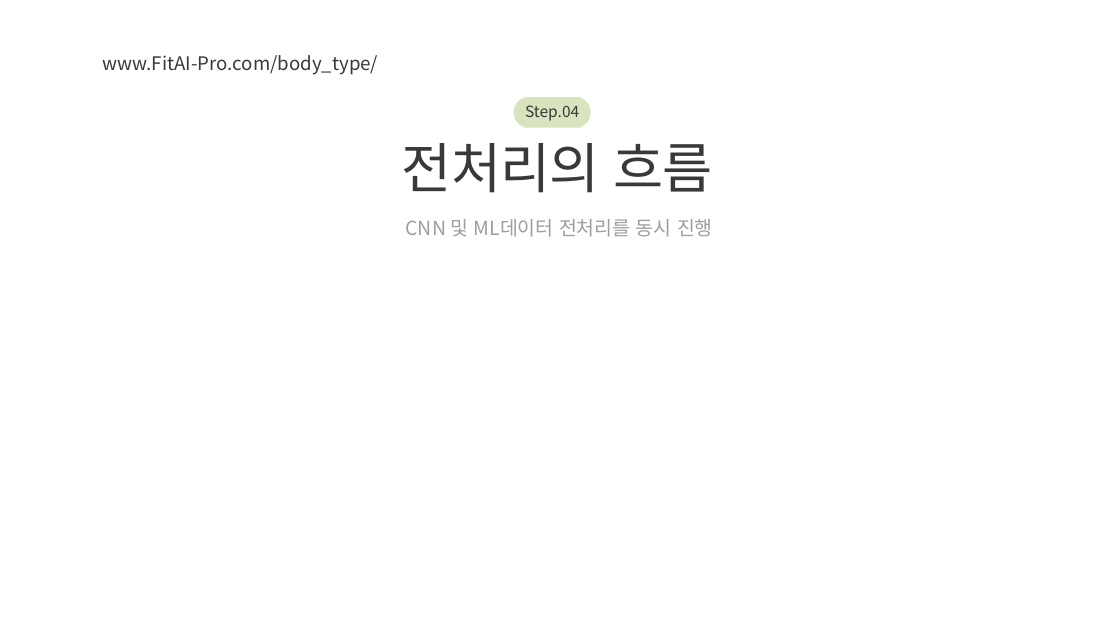
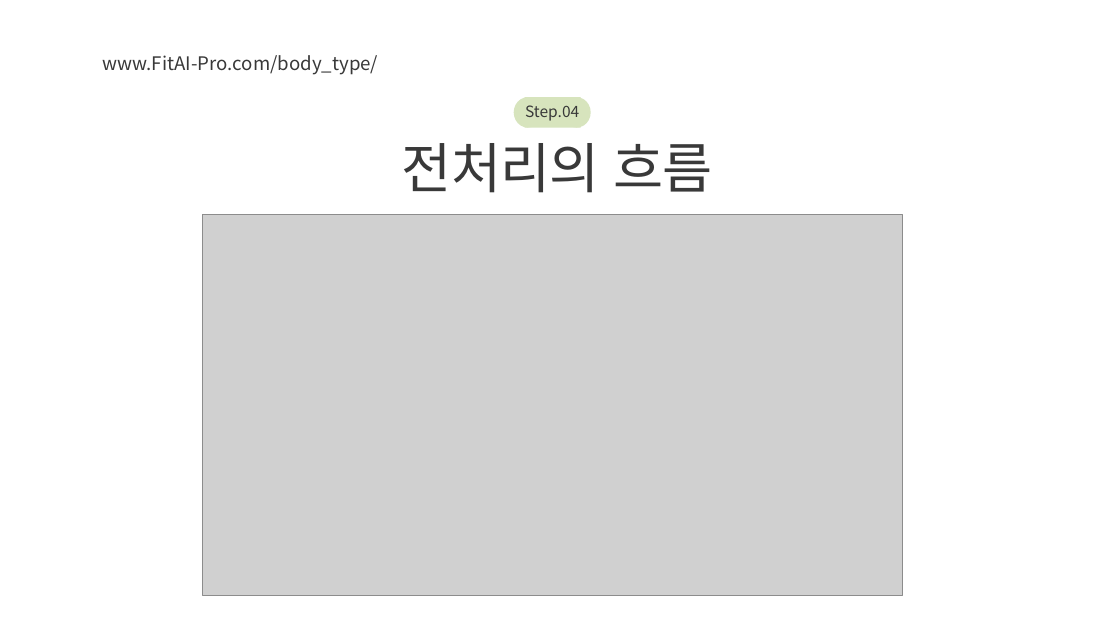
Before and after one commit to ssoom98/FitAI_Pro, a slide deck: slide 16 of ppt/FitAI-Pro_CSM.pptx (slide 15 before the commit). Drawn at 1120x630 pixels with LibreOffice and Linux fonts; fonts in the diff are those of the drawing; grey boxes stand for pictures; background and template pictures are left out. Boxes give left, top, right and bottom in pixels: in the first picture for what was removed or moved away, otherwise in the second. Text is boxed around its words. In the diff, an @@ line names an element or a change of style, - is before the commit and + after.

```diff
--- a/ppt/FitAI-Pro_CSM.pptx
+++ b/ppt/FitAI-Pro_CSM.pptx
@@ picture added at <box>203,214,902,595</box> @@
@@ text removed at <box>406,219,713,237</box> @@
-CNN 및 ML데이터 전처리를 동시 진행
```
Also in this commit, not shown: 8 other slides changed, 8 slides added, 1 slide removed, 9 other files.
